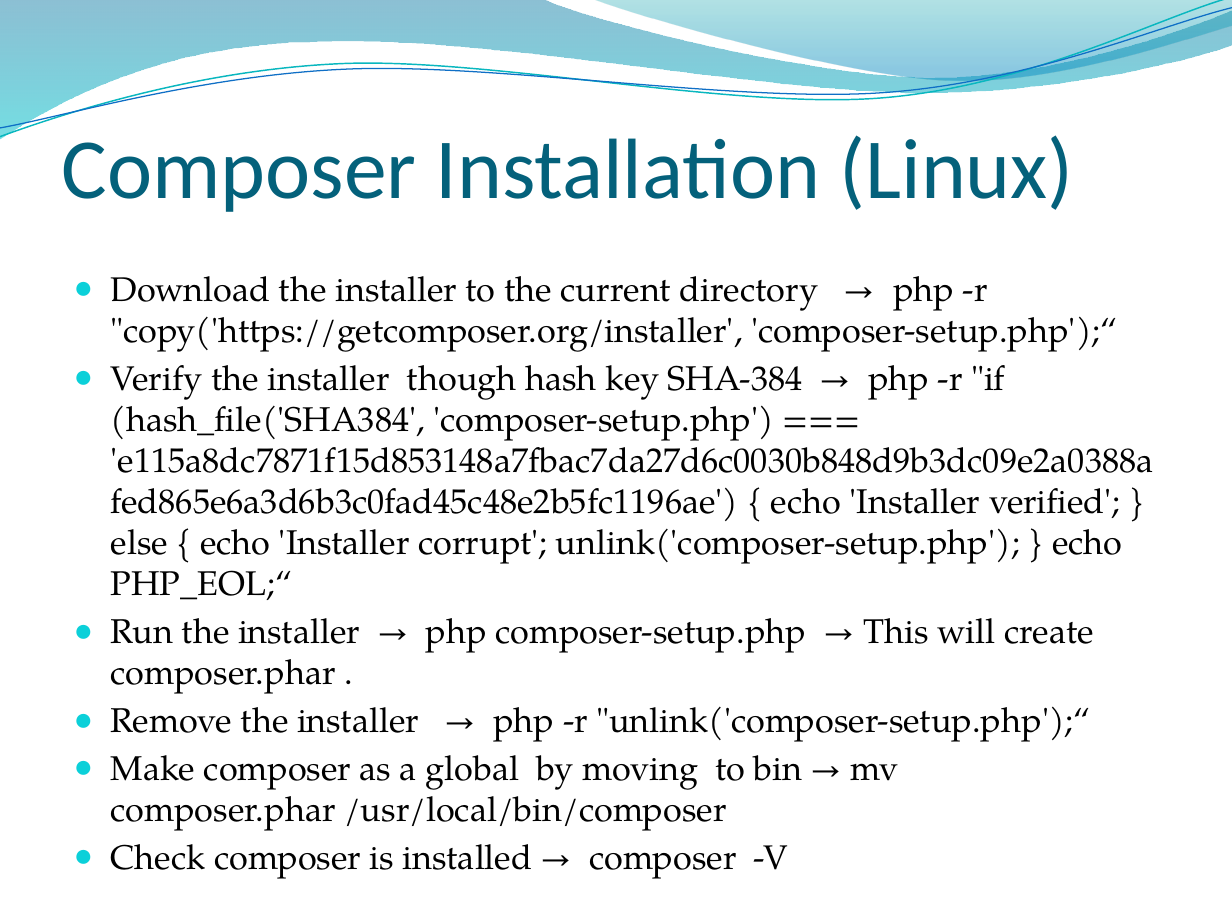
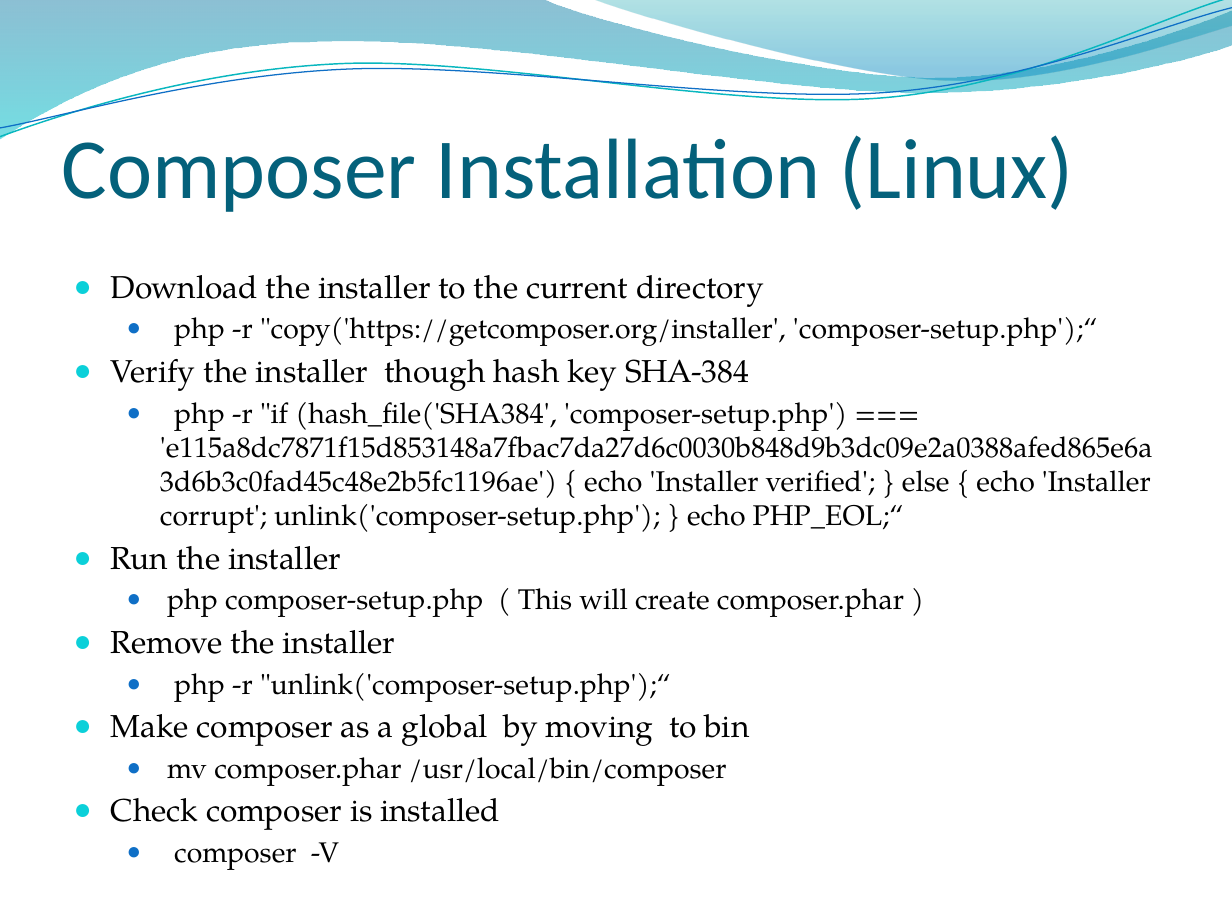
Before and after one commit to shreelakshmiu/SilexPractice, a slide deck: slide 9 of Docs/Silex.pptx. Drawn at 1232x924 pixels with LibreOffice and Linux fonts; fonts in the diff are those of the drawing; background and template pictures are left out. Boxes give left, top, right and bottom in pixels: in the first picture for what was removed or moved away, otherwise in the second. Text is boxed around its words. In the diff, an @@ line names an element or a change of style, - is before the commit and + after.

```diff
--- a/Docs/Silex.pptx
+++ b/Docs/Silex.pptx
@@ text at (111, 275, 1151, 870): text changed; size 20 to 16.6 pt @@
-● Download the installer to the current directory → php -r "copy('https://getcomposer.org/installer', 'composer-setup.php');“
-● Verify the installer though hash key SHA-384 → php -r "if (hash_file('SHA384', 'composer-setup.php') === 'e115a8dc7871f15d853148a7fbac7da27d6c0030b848d9b3dc09e2a0388afed865e6a3d6b3c0fad45c48e2b5fc1196ae') { echo 'Installer verified'; } else { echo 'Installer corrupt'; unlink('composer-setup.php'); } echo PHP_EOL;“
-● Run the installer → php composer-setup.php → This will create composer.phar .
-● Remove the installer → php -r "unlink('composer-setup.php');“
-● Make composer as a global by moving to bin → mv composer.phar /usr/local/bin/composer
-● Check composer is installed → composer -V
+● Download the installer to the current directory
+  ● php -r "copy('https://getcomposer.org/installer', 'composer-setup.php');“
+● Verify the installer though hash key SHA-384
+  ● php -r "if (hash_file('SHA384', 'composer-setup.php') === 'e115a8dc7871f15d853148a7fbac7da27d6c0030b848d9b3dc09e2a0388afed865e6a3d6b3c0fad45c48e2b5fc1196ae') { echo 'Installer verified'; } else { echo 'Installer corrupt'; unlink('composer-setup.php'); } echo PHP_EOL;“
+● Run the installer
+  ● php composer-setup.php ( This will create composer.phar )
+● Remove the installer
+  ● php -r "unlink('composer-setup.php');“
+● Make composer as a global by moving to bin
+  ● mv composer.phar /usr/local/bin/composer
+● Check composer is installed
+  ● composer -V
```
Also in this commit, not shown: 8 other slides changed, 1 other file.
